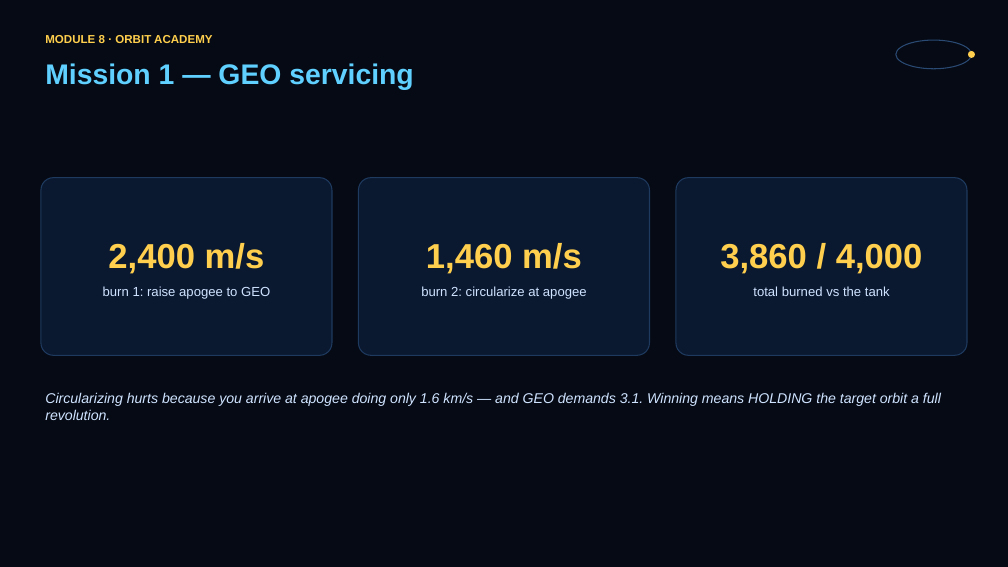
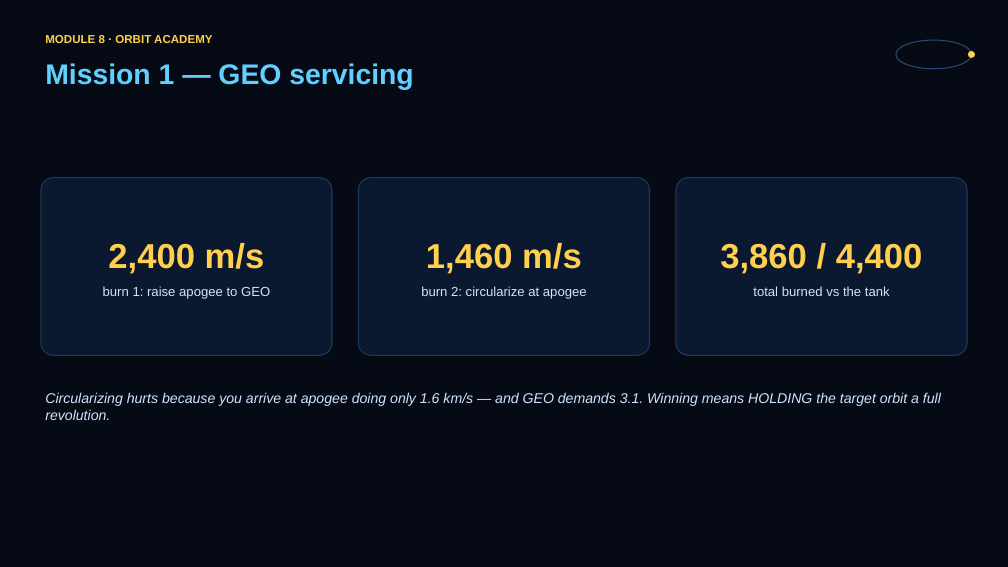
Before and after one commit to JASONSS26/orbit-academy, a slide deck: slide 3 of slides/module8.pptx. Drawn at 1008x567 pixels with LibreOffice and Linux fonts; fonts in the diff are those of the drawing. Boxes give left, top, right and bottom in pixels: in the first picture for what was removed or moved away, otherwise in the second. Text is boxed around its words. In the diff, an @@ line names an element or a change of style, - is before the commit and + after.

```diff
--- a/slides/module8.pptx
+++ b/slides/module8.pptx
@@ text at <box>720,243,923,274</box>: text changed @@
-3,860 / 4,000
+3,860 / 4,400
```
Also in this commit, not shown: 1 other slide changed, 7 other files.
